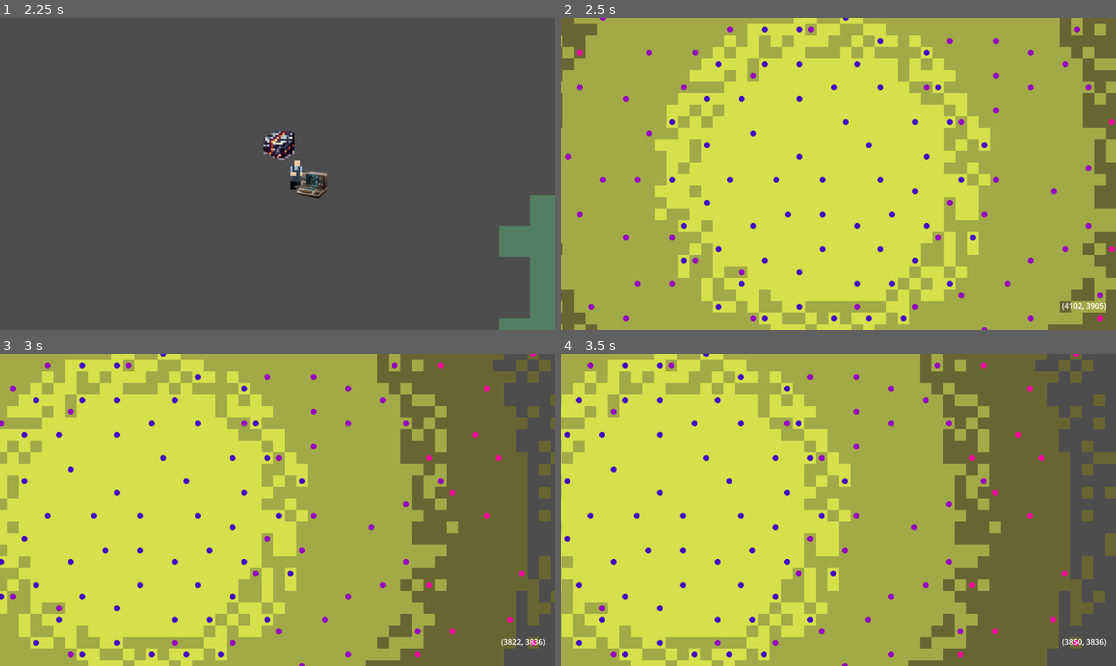
Above: before the commit, frames 1-4 (two rows, left to right).
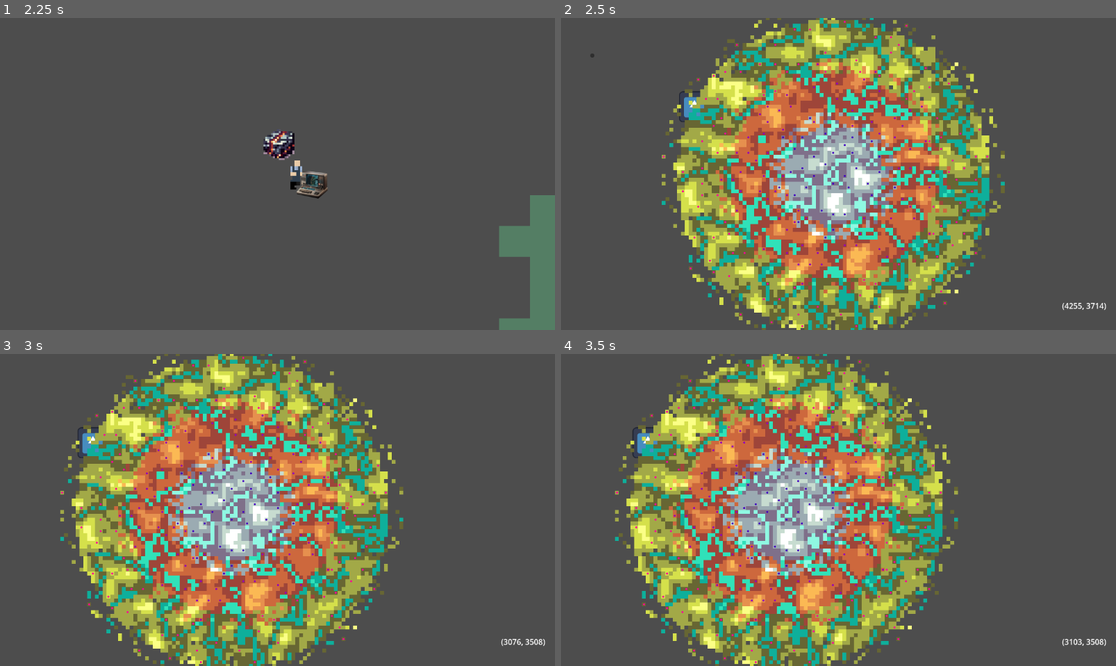
Above: after the commit, the same moments.

Repository: JustinDodemaide/Roads
Game: Godot game, scene res://World/World.tscn
Same seed, same stepped clock (60 frames per second), same inputs: the game is played once before the commit and once after it. The engine's default icon, where the game draws it, is replaced by a stand-in: a white triangle on a blue panel in a dark square.
Inputs (mouse positions are in pixels of both pictures, inside the frame that each line leads up to):
- Up to frame 1 (2.25 s): move the mouse to (399, 158) at 0.52 s; hold 1 (1) 0.53-1.28 s; tap A (A) at 0.8, 1.35 s; move the mouse to (166, 189) at 1.27 s; tap D (D) at 1.55 s; move the mouse to (333, 105) at 2.02 s; hold D (D) from 2.03 s (still down)
- Up to frame 2 (2.5 s): keep holding D (D); tap M (M) at 2.3 s
- Up to frame 3 (3 s): release D (D) at 2.75 s; click (5, 391) at 2.77 s
- Up to frame 4 (3.5 s): no input

Frame 1 is identical in both runs. In frame 2, 95% of the frame differs, in the area x 0-100%, y 0-100%; in frame 3, 88%; in frame 4, 85%.
Error in both runs: Attempt to call function 'get_custom_data' in base 'null instance' on a null instance. (res://World/World.gd:65)

Commit message:
WorldGen - Lakes, mountains, minor adjustments

Diff:
--- a/World/World.tscn
+++ b/World/World.tscn
@@ -1,24 +1,51 @@
-[gd_scene load_steps=6 format=3 uid="uid://btjh78darwmh4"]
+[gd_scene load_steps=7 format=3 uid="uid://btjh78darwmh4"]
 
 [ext_resource type="Script" path="res://World/World.gd" id="1_vshny"]
 [ext_resource type="Script" path="res://World/WorldSceneHandler.gd" id="2_ti2vb"]
 [ext_resource type="Texture2D" uid="uid://c8sqc2wxn1yrv" path="res://World/World_TileMap.png" id="3_uta0c"]
+[ext_resource type="Texture2D" uid="uid://ctu77s5un1tfs" path="res://icon.svg" id="4_gubhq"]
 
 [sub_resource type="TileSetAtlasSource" id="TileSetAtlasSource_l3m1p"]
 texture = ExtResource("3_uta0c")
 0:0/0 = 0
+0:0/0/custom_data_2 = true
 1:0/0 = 0
-1:0/0/custom_data_1 = 1
 2:0/0 = 0
-2:0/0/custom_data_1 = 2
 3:0/0 = 0
 4:0/0 = 0
+4:0/0/custom_data_2 = true
+0:1/0 = 0
+0:1/0/custom_data_1 = 1
+0:1/0/custom_data_2 = true
+1:1/0 = 0
+1:1/0/custom_data_1 = 1
+2:1/0 = 0
+2:1/0/custom_data_1 = 1
+3:1/0 = 0
+3:1/0/custom_data_1 = 1
+4:1/0 = 0
+4:1/0/custom_data_1 = 1
+4:1/0/custom_data_2 = true
+4:2/0 = 0
+4:2/0/custom_data_1 = 2
+4:2/0/custom_data_2 = true
+3:2/0 = 0
+3:2/0/custom_data_1 = 2
+2:2/0 = 0
+2:2/0/custom_data_1 = 2
+1:2/0 = 0
+1:2/0/custom_data_1 = 2
+0:2/0 = 0
+0:2/0/custom_data_1 = 2
+0:2/0/custom_data_2 = true
 
 [sub_resource type="TileSet" id="TileSet_3nt1j"]
 custom_data_layer_0/name = "speed_modifier"
 custom_data_layer_0/type = 3
 custom_data_layer_1/name = "zone"
 custom_data_layer_1/type = 2
+custom_data_layer_2/name = "impass"
+custom_data_layer_2/type = 1
 sources/0 = SubResource("TileSetAtlasSource_l3m1p")
 
 [node name="World" type="Node"]
@@ -35,5 +62,17 @@
 tile_set = SubResource("TileSet_3nt1j")
 format = 2
 
+[node name="Sprite2D" type="Sprite2D" parent="."]
+z_index = -2
+position = Vector2(3432, 3721)
+texture = ExtResource("4_gubhq")
+
+[node name="Button" type="Button" parent="."]
+offset_left = 3000.0
+offset_top = 3500.0
+offset_right = 3008.0
+offset_bottom = 3508.0
+scale = Vector2(2, 2)
+
 [connection signal="world_ready" from="." to="SceneHandler" method="_on_world_ready"]
 [connection signal="timeout" from="WorldUpdate" to="." method="_on_world_update_timeout"]
--- a/World/WorldGenerator.gd
+++ b/World/WorldGenerator.gd
@@ -1,9 +1,12 @@
+extends Node
 class_name WorldGenerator
 
 # Zone rings
 # Altitudes
 # Other geography (impasses, swamps, etc)
 # World Objects
+
+# Not very optimized, but only runs once per playthrough
 
 var tilemap
 const TILE_SIZE = 16
@@ -14,11 +17,12 @@
 	tilemap = tilemap_to_be_altered
 
 	zone_rings()
-	set_world_objects1()
+	await altitudes()
+	set_world_objects()
 
 func zone_rings():
-	const ZONE_RADIUS = [35,25,12]
-	const LAYER_NAMES = ["grass","desert","mountain"]
+	const ZONE_RADIUS_MULTIPLIER:int = 14
+	const ZONE_RADIUS_RATIOS = [3,2,1]
 	# Start with outermost circle then do innermost rings
 	# x = rcos(θ)
 	# y = rsin(θ)
@@ -28,70 +32,126 @@
 	const CENTER = Vector2i(250,250)
 	for layer in NUMBER_OF_ZONES:
 		for theta in 360:
-			for radius in ZONE_RADIUS[layer]:
-				# If the layer isn't grasslands, we can add some noise
-				# at the edges of the regions to make it look more natural
-				# if layer != 0 and
-				if radius == ZONE_RADIUS[layer] - 1:
-					radius += randi_range(-2,3)
+			for radius in ZONE_RADIUS_RATIOS[layer] * ZONE_RADIUS_MULTIPLIER:
+				# This adds some randomness to the edges of the regions that
+				# make them look more natural
+				if radius == (ZONE_RADIUS_RATIOS[layer] * ZONE_RADIUS_MULTIPLIER) - 1:
+					radius += randi_range(-3,3)
 				var x = round(radius * cos(theta))
 				var y = round(radius * sin(theta))
 
 				var tile = Vector2i(x,y) + CENTER
-				var atlas = Vector2i(layer,0)
+				var atlas = Vector2i(1,layer)
 				tilemap.set_cell(FLOOR_LAYER,tile,0,atlas)
+				# All cells at this point are placeholders - they'll be
+				# changed in altitudes()
+
+#func noise_tester():
+	## This function allowed me to see the results of each type/frequency of noise
+	## without having to rerun the program each time. Leaving it here in case
+	## I need it again.
+	#var button = Global.world.get_node("Button")
+	#
+	#var noise = FastNoiseLite.new()
+	#var dots = []
+	#for i in 6:
+		#noise.noise_type = i
+		#
+		#var step = 0.001
+		#for j in 3:
+			#button.text = str(i) + "\n" + str(step)
+			#for dot in dots:
+				#dot.queue_free()
+			#dots.clear()
+			#
+			#noise.set_frequency(step)
+			#
+			#for tile in tilemap.get_used_cells(FLOOR_LAYER):
+				#var sprite = Sprite2D.new()
+				#sprite.texture = load("res://dot.png")
+				#sprite.position = tile * Vector2i(TILE_SIZE,TILE_SIZE) + Vector2i(TILE_SIZE/2,TILE_SIZE/2)
+				#var val = abs(noise.get_noise_2dv(tile))
+				#sprite.modulate = Color.BLACK
+				#sprite.modulate.a = val
+				#dots.append(sprite)
+				#Global.world.add_child(sprite)
+				#
+			#await button.pressed
+			#
+			#step *= 10
+			#
+		#await button.pressed
+
+func altitudes():
+	# Potential noises:
+	# Simplex 0.01
+	# Type Value Cubic (4) 0.1 (water threshold 0.05)
+	# Type Value (5) 0.1
+	var noise = FastNoiseLite.new()
+	noise.noise_type = FastNoiseLite.TYPE_SIMPLEX
+	noise.set_frequency(0.05)
+	randomize()
+	noise.seed = randi()
+
+	var cells = tilemap.get_used_cells(FLOOR_LAYER)
+
+	# Originally planned on getting altitude-tile threshold values automatically
+	# so I could change the noise type/frequency freely, but it wasn't giving the
+	# results I wanted (too much water, not enough mountains).
+
+	#var highest_value:float = 0
+	#var lowest_value:float = 1000000
+	#for cell in cells:
+		#var val = abs(noise.get_noise_2dv(cell))
+		#if val > highest_value:
+			#highest_value = val
+		#if val < lowest_value:
+			#lowest_value = val
+
+	#const NUM_STEPS:int = 5
+	#var step = (highest_value - lowest_value) / NUM_STEPS
+	#for cell in cells:
+		#var temp_step = lowest_value + step
+		#var val = abs(noise.get_noise_2dv(cell))
+		#var atlas_x_value:int = 0
+		#for i in NUM_STEPS:
+			#if val <= temp_step:
+				#break
+			#atlas_x_value += 1
+			#temp_step += temp_step
+		#var zone = tilemap.get_cell_tile_data(FLOOR_LAYER,cell).get_custom_data("zone")
+		#var atlas = Vector2i(atlas_x_value,zone)
+		#tilemap.set_cell(FLOOR_LAYER,cell,0,atlas)
+
+	# Hard coding the values gave better results. I'll revisit the automatic
+	# version if I need the flexibility.
+	# With Simplex 0.05, the highest value was ~0.8, the lowest was 0.
+	for cell in cells:
+		var val = abs(noise.get_noise_2dv(cell))
+		var atlas_x_value:int
+		if val < 0.075:
+			atlas_x_value = 0
+		if val >= 0.075 and val < 0.235:
+			atlas_x_value = 1
+		if val >= 0.235 and val < 0.48:
+			atlas_x_value = 2
+		if val >= 0.48 and val < 0.64:
+			atlas_x_value = 3
+		if val >= 0.64:
+			atlas_x_value = 4
+		var zone = tilemap.get_cell_tile_data(FLOOR_LAYER,cell).get_custom_data("zone")
+		var atlas = Vector2i(atlas_x_value,zone)
+		tilemap.set_cell(FLOOR_LAYER,cell,0,atlas)
 
 func set_world_objects():
-	# Want exactly x objects per zone
-	# Want the objects to be spread evenly (but still randomly) around the map
-
-	# Place one object on random tile
-	# Draw a circle with a radius of 'desired_distance' around the object
-	# Remove every tile of circle from 'available tiles' pool
-	const MIN_DISTANCE:int = 5
-	const NEEDED_OBJECTS:int = 15
-	var objects_placed:int = 0
-	const MAX_OBJECTS_PER_ZONE:int = 5
-	var objects_in_zone = [0,0,0]
-	var available_positions = tilemap.get_used_cells(FLOOR_LAYER)
-	while objects_placed < NEEDED_OBJECTS:
-		if available_positions.is_empty():
-			break
-		# Get a random position from the list of available positions
-		var pos = available_positions[randi_range(0,available_positions.size() - 1)]
-		# Get the zone that the position is in
-		var zone = tilemap.get_cell_tile_data(FLOOR_LAYER,pos).get_custom_data("zone")
-		if objects_in_zone[zone] >= MAX_OBJECTS_PER_ZONE:
-			# If the zone already has all its required objects,
-			continue
-		for theta in 360:
-			for radius in MIN_DISTANCE:
-				# If the layer isn't grasslands, we can add some noise
-				# at the edges of the regions to make it look more natural
-				# if layer != 0 and
-				var x = round(radius * cos(theta))
-				var y = round(radius * sin(theta))
-				var pos_to_remove = Vector2i(x,y) + pos
-				available_positions.erase(pos_to_remove)
-		var sprite = Sprite2D.new()
-		sprite.texture = load("res://dot.png")
-		sprite.position = pos * Vector2i(TILE_SIZE,TILE_SIZE)
-		Global.world.add_child(sprite)
-		objects_placed += 1
-	if NEEDED_OBJECTS - objects_placed == 0:
-		print("All objects placed")
-	else:
-		print(NEEDED_OBJECTS - objects_placed, " objects haven't been placed")
-
-func set_world_objects1():
-	const OBJECTS_PER_ZONE:int = 100
+	const OBJECTS_PER_ZONE_MULTIPLIER:int = 100
+	const OBJECTS_PER_ZONE_RATIOS:Array[float] = [1,0.75,0.33]
 	var zone_tiles = get_tiles_by_zone()
 	for zone in NUMBER_OF_ZONES:
 		var available_positions = zone_tiles[zone]
-		pass
-		for i in OBJECTS_PER_ZONE:
+		for i in OBJECTS_PER_ZONE_RATIOS[zone] * OBJECTS_PER_ZONE_MULTIPLIER:
 			if available_positions.is_empty():
-				print(OBJECTS_PER_ZONE - i, " unplaced objects in zone ", zone)
+				print((OBJECTS_PER_ZONE_RATIOS[zone] * OBJECTS_PER_ZONE_MULTIPLIER) - i, " unplaced objects in zone ", zone)
 				break
 			var pos = available_positions[randi_range(0,available_positions.size() - 1)]
 			pass
@@ -103,7 +163,10 @@
 	for i in NUMBER_OF_ZONES:
 		zones.append([])
 	for tile in tilemap.get_used_cells(FLOOR_LAYER):
-		var zone = tilemap.get_cell_tile_data(FLOOR_LAYER,tile).get_custom_data("zone")
+		var cell_data = tilemap.get_cell_tile_data(FLOOR_LAYER,tile)
+		if cell_data.get_custom_data("impass") == true:
+			continue
+		var zone = cell_data.get_custom_data("zone")
 		zones[zone].append(tile)
 	return zones
 
--- a/WorldMap/WorldMap.tscn
+++ b/WorldMap/WorldMap.tscn
@@ -10,7 +10,7 @@
 
 [node name="Camera2D" type="Camera2D" parent="."]
 offset = Vector2(4000, 4000)
-zoom = Vector2(1.5, 1.5)
+zoom = Vector2(0.5, 0.5)
 position_smoothing_enabled = true
 script = ExtResource("2_d8j44")
 
Binary file removed: World/WorldTileMpa.png
Not shown, removed: World/WorldTileMpa.png.import
Binary file changed: World/World_TileMap.png
